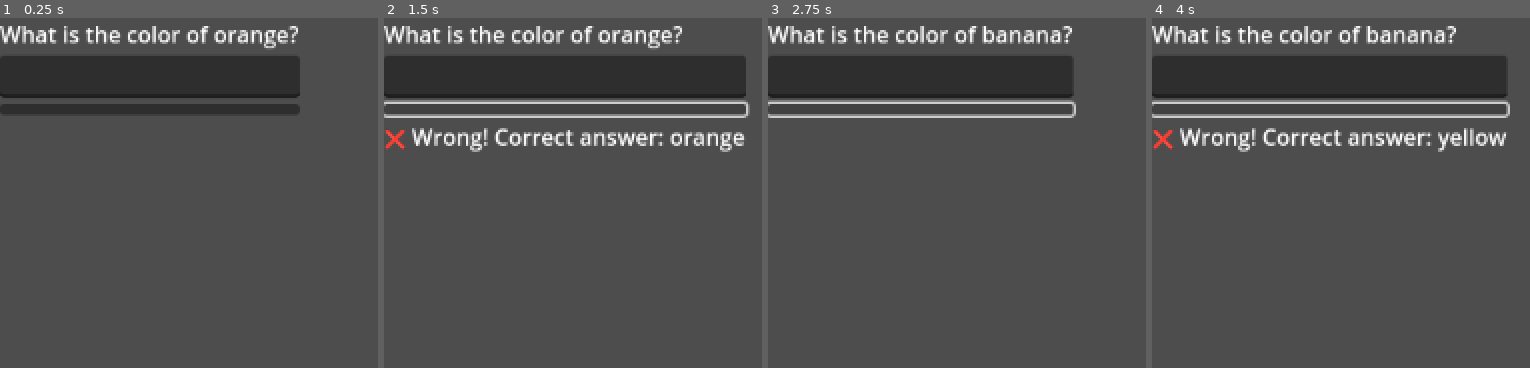
Above: before the commit, frames 1-4 (left to right).
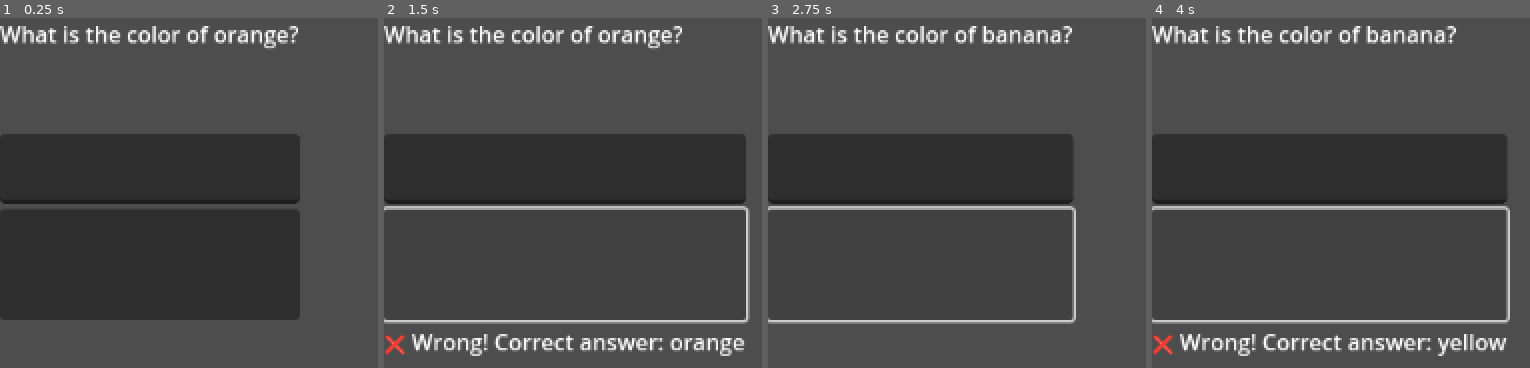
Above: after the commit, the same moments.

Repository: Charlie-Doutch/L3DigiTech-Game-Godot
Game: Godot game, scene res://test.tscn
Two runs of this game, one before a commit and one after it. Both use one fixed random seed, a clock stepped at 60 frames per second and the inputs below.
Inputs (mouse positions are in pixels of both pictures, inside the frame that each line leads up to; where the layout moved, square brackets give the same spot in the first picture):
- Up to frame 1 (0.25 s): no input
- Up to frame 2 (1.5 s): click (535, 263) [535, 109] at 0.5 s; click (565, 263) [565, 109] at 1.25 s
- Up to frame 3 (2.75 s): click (949, 263) [949, 109] at 2 s
- Up to frame 4 (4 s): tap Enter at 2.75 s; tap Space at 3.5 s

The runs differ from the first frame. In frame 1, 53% of the frame differs, in the area x 0-80%, y 10-87%; in frame 2, 38%; in frame 3, 30%; in frame 4, 37%.

Commit message:
(26/05/25)
Made some small changes to the shape and size of the buttons and labels of the program.

I also did some testing on the functionality of using japanese words and inputs into godot and it worked well, but I have since reverted the changes as they were temporary for testing purposes.

Diff:
--- a/test.tscn
+++ b/test.tscn
@@ -3,17 +3,21 @@
 [ext_resource type="Script" uid="uid://dc1esujdx10kn" path="res://TestFlashcardGUI.gd" id="1_37kl0"]
 
 [node name="FlashcardUI" type="VBoxContainer"]
-offset_right = 68.0
-offset_bottom = 97.0
+custom_minimum_size = Vector2(10, 200)
+offset_right = 172.0
+offset_bottom = 250.0
 script = ExtResource("1_37kl0")
 
 [node name="QuestionLabel" type="Label" parent="."]
+custom_minimum_size = Vector2(200, 80)
 layout_mode = 2
 
 [node name="AnswerInput" type="LineEdit" parent="."]
+custom_minimum_size = Vector2(200, 50)
 layout_mode = 2
 
 [node name="SubmitButton" type="Button" parent="."]
+custom_minimum_size = Vector2(200, 80)
 layout_mode = 2
 
 [node name="ResultLabel" type="Label" parent="."]
